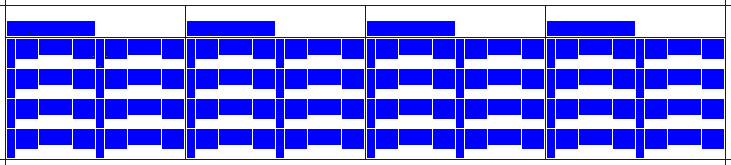
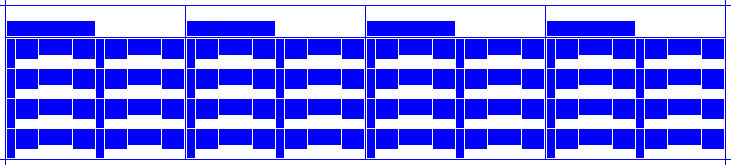
Before/after of a w=731, h=165 layered artwork. What changed in the layer stack:
added layer "6 copy" above "4 Train" over [55, 50, 290, 58]
hid "8F" over [55, 50, 290, 58]
